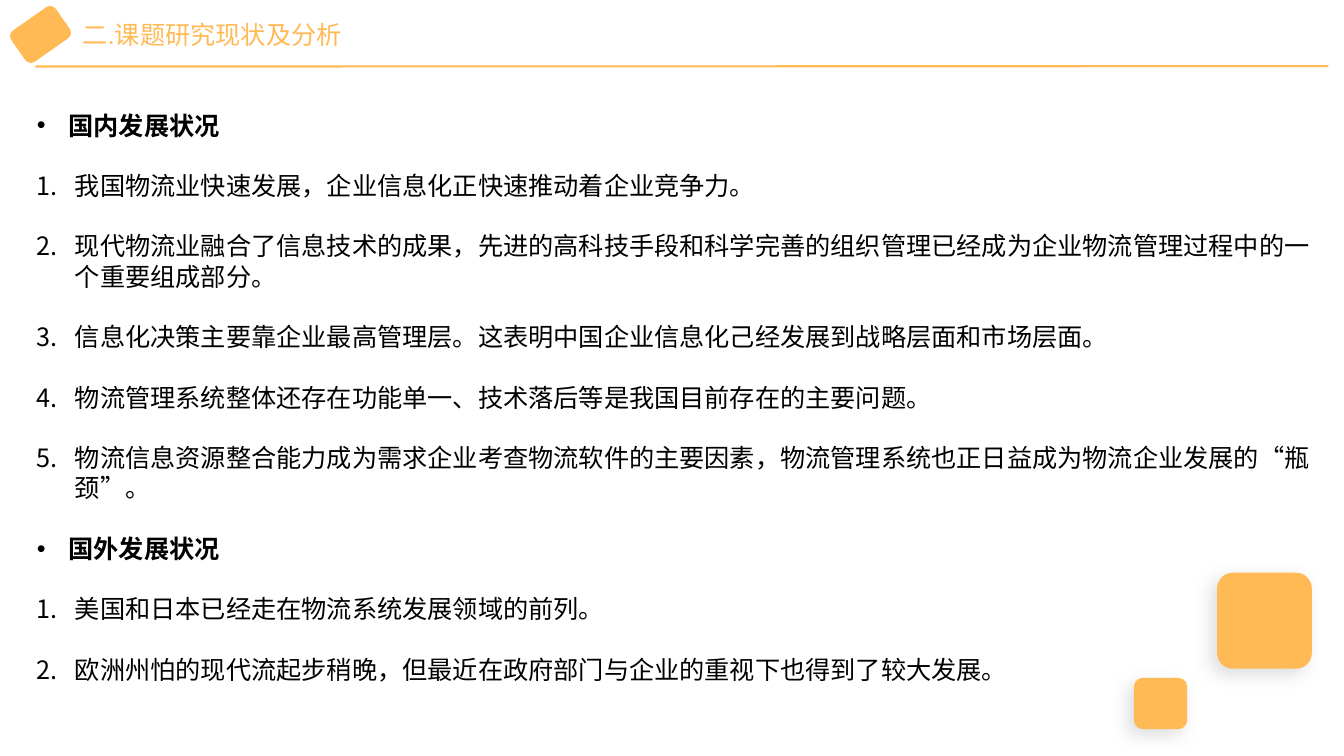
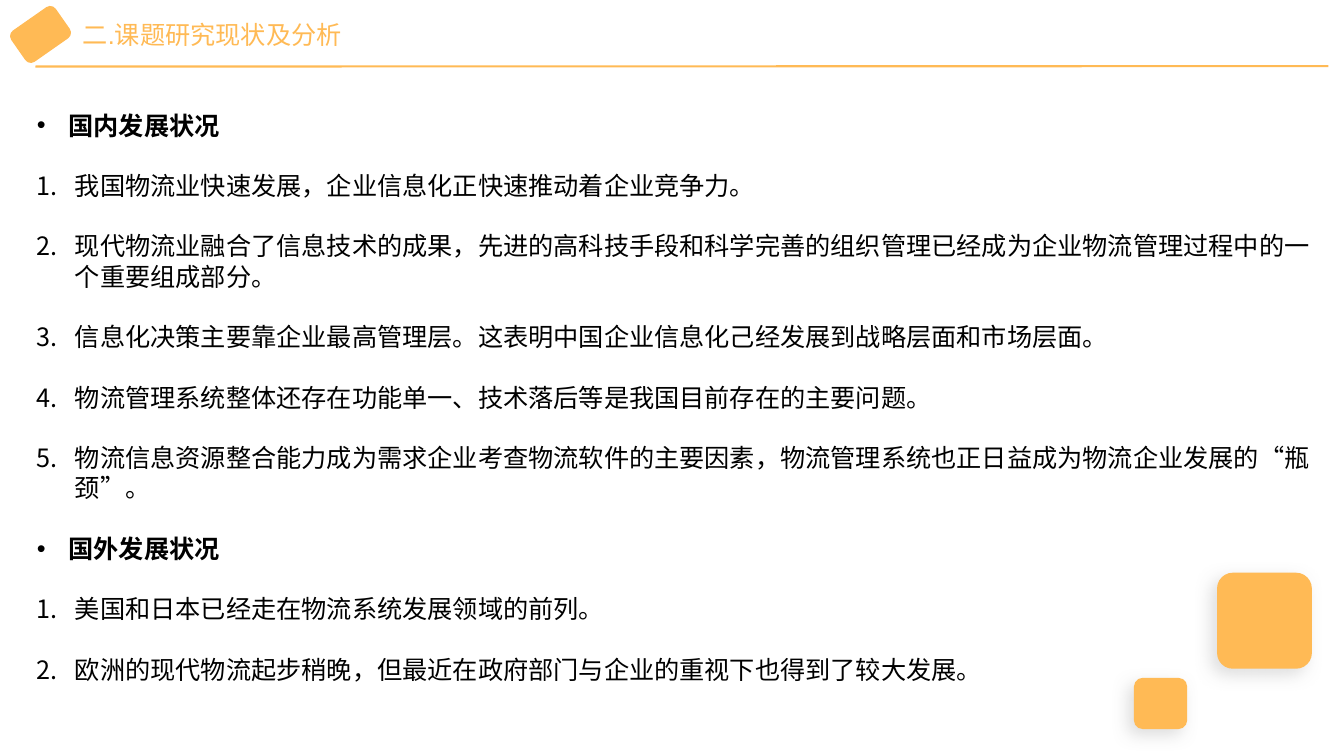
Before and after one commit to wu-yu-pei/graduation-design-file, a slide deck: slide 3 of 开题报告演讲PPT.pptx. Drawn at 1344x756 pixels with LibreOffice and Linux fonts; fonts in the diff are those of the drawing. Boxes give left, top, right and bottom in pixels: in the first picture for what was removed or moved away, otherwise in the second. Text is boxed around its words. In the diff, an @@ line names an element or a change of style, - is before the commit and + after.

```diff
--- a/开题报告演讲PPT.pptx
+++ b/开题报告演讲PPT.pptx
@@ text at (75,657,982,682): text changed @@
-2. 欧洲州怕的现代流起步稍晚，但最近在政府部门与企业的重视下也得到了较大发展。
+2. 欧洲的现代物流起步稍晚，但最近在政府部门与企业的重视下也得到了较大发展。
```
Also in this commit, not shown: 3 other slides changed, 1 other file.
